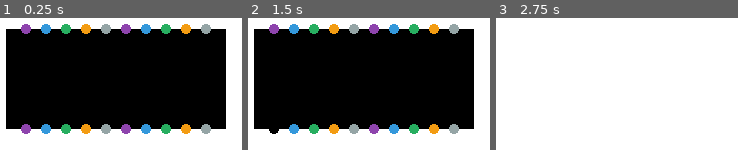
Above: before the commit, frames 1-3 (left to right).
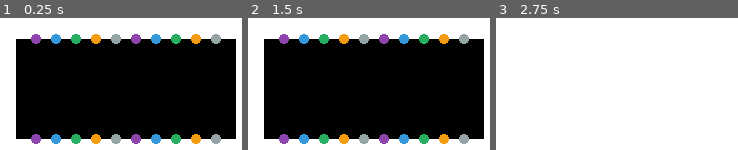
Above: after the commit, the same moments.

Repository: jcronenberg/crISP
Game: Godot game, scene res://scenes/switch.tscn
Two runs of this game, one before a commit and one after it. Both use one fixed random seed, a clock stepped at 60 frames per second and the inputs below. This scene is started directly instead of the project's main scene.
Inputs (mouse positions are in pixels of both pictures, inside the frame that each line leads up to):
- Up to frame 1 (0.25 s): no input
- Up to frame 2 (1.5 s): tap Enter at 0.5 s; drag from (364, 78) to (outside the picture) at 0.52 s; tap Space at 1.25 s; drag from (274, 28) to (313, 128) at 1.27 s
- Up to frame 3 (2.75 s): tap Enter at 2 s; move the mouse to (522, 128) at 2.02 s; hold Right mouse button (RClick) from 2.03 s (still down); click (522, 128) at 2.17 s

The runs differ from the first frame. In frame 1, 24% of the frame differs, in the area x 2-98%, y 4-96%; in frame 2, 24%; in frame 3, nothing differs.
Error before the commit: Attempt to call function 'add_switch' in base 'null instance' on a null instance. (res://scripts/switch.gd:14)
Error after the commit: Attempt to call function 'add_switch' in base 'null instance' on a null instance. (res://scripts/switch.gd:13)

Commit message:
Fix switch positioning to match grid

Diff:
--- a/scripts/switch.gd
+++ b/scripts/switch.gd
@@ -4,8 +4,7 @@
 
 func _process(_delta):
 	if not placed:
-		global_position = get_global_mouse_position()
-		global_position = global_position.snapped(Vector2i(20, 20))
+		global_position = get_global_mouse_position().snapped(Vector2i(20, 20)) + Vector2(10, 10)
 
 
 func _input(event):
